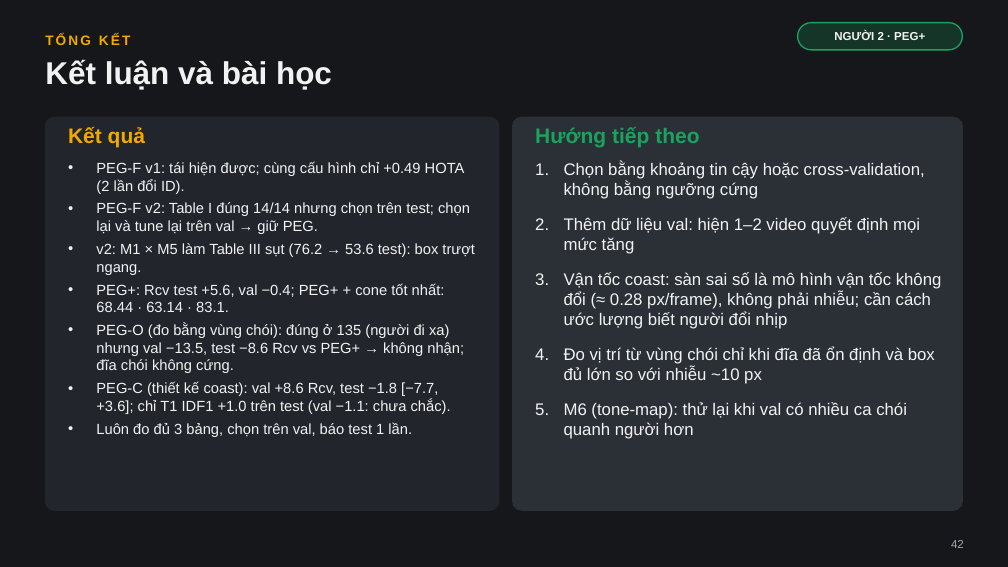
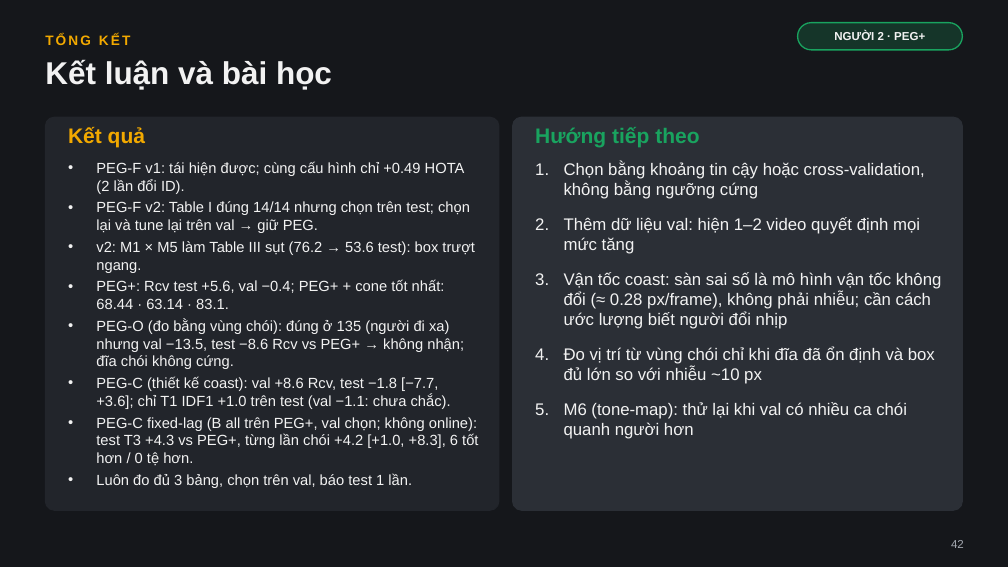
Before and after one commit to kain205/PEG, a slide deck: slide 42 of results/peg_f/PEG_F.pptx. Drawn at 1008x567 pixels with LibreOffice and Linux fonts; fonts in the diff are those of the drawing. Boxes give left, top, right and bottom in pixels: in the first picture for what was removed or moved away, otherwise in the second. Text is boxed around its words. In the diff, an @@ line names an element or a change of style, - is before the commit and + after.

```diff
--- a/results/peg_f/PEG_F.pptx
+++ b/results/peg_f/PEG_F.pptx
@@ text at [96, 161, 475, 488]: less space between paragraphs @@
@@ text at [96, 417, 478, 465]: paragraph added @@
+• PEG-C fixed-lag (B all trên PEG+, val chọn; không online): test T3 +4.3 vs PEG+, từng lần chói +4.2 [+1.0, +8.3], 6 tốt hơn / 0 tệ hơn.
```
Also in this commit, not shown: 3 other slides changed, 33 other files.
